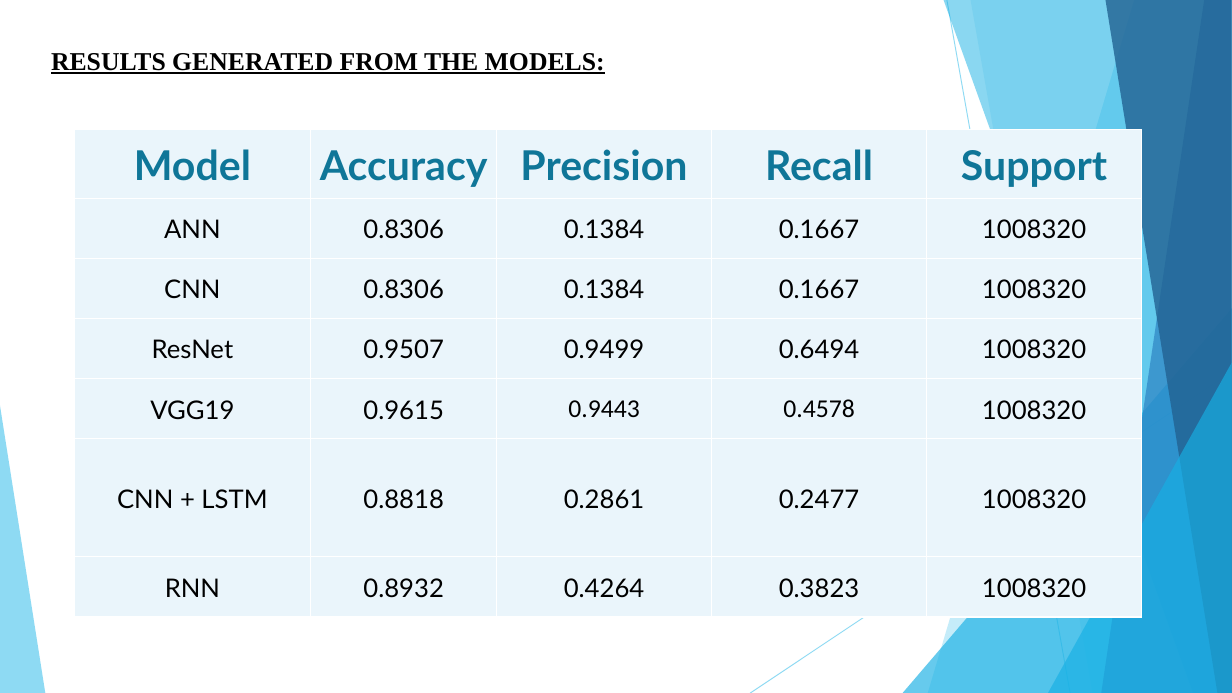
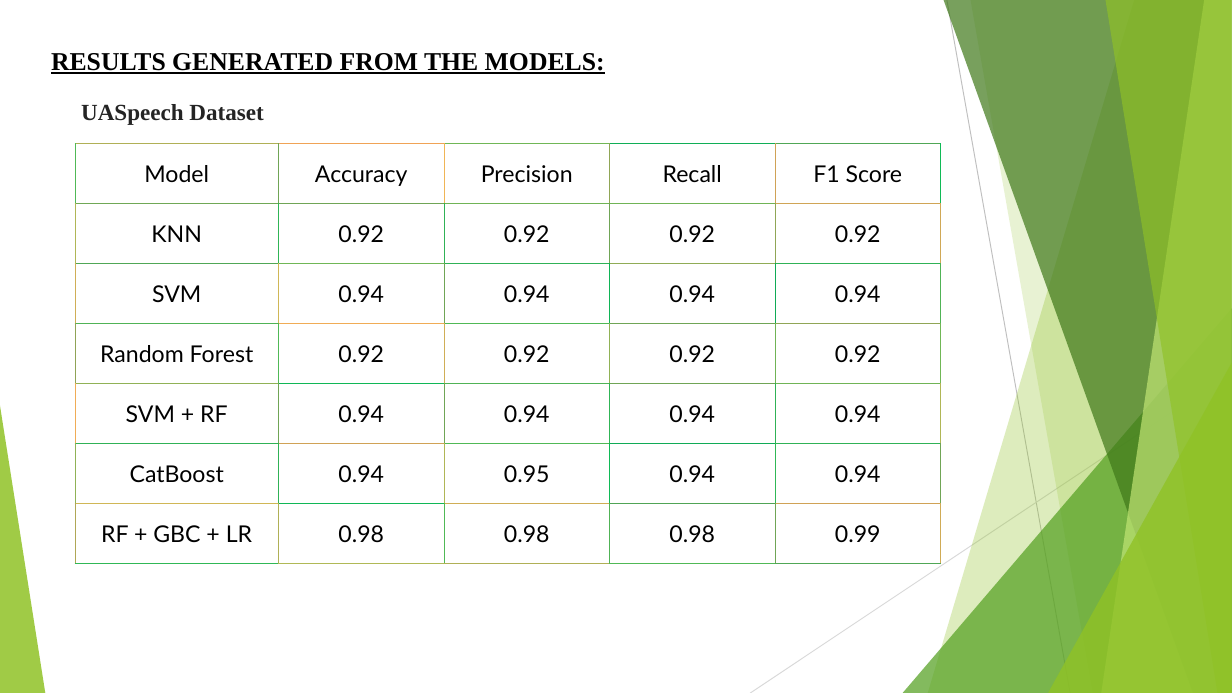
Before and after one commit to JagadeeshPadam/Dysarthria-Detection, a slide deck: slide 14 of reference.pptx. Drawn at 1232x693 pixels with LibreOffice and Linux fonts; fonts in the diff are those of the drawing. Boxes give left, top, right and bottom in pixels: in the first picture for what was removed or moved away, otherwise in the second. Text is boxed around its words. In the diff, an @@ line names an element or a change of style, - is before the commit and + after.

```diff
--- a/reference.pptx
+++ b/reference.pptx
@@ freeform shape at box(928, 0, 1232, 693): fill #5FCBEF at 36% opacity to #90C226 at 30% opacity @@
@@ freeform shape at box(944, 0, 1232, 693): fill #17B0E4 at 50% opacity to #3F7819 at 70% opacity @@
@@ line (947, 0) - (1070, 693): stroke #5FCBEF 0.75 pt to #BFBFBF 0.75 pt @@
@@ freeform shape at box(970, 0, 1232, 693): fill #5FCBEF at 20% opacity to #90C226 at 20% opacity @@
@@ freeform shape at box(1102, 0, 1232, 693): fill #2E83C3 at 70% opacity to #C0E474 at 70% opacity @@
@@ freeform shape at box(1105, 0, 1232, 693): fill #226292 at 80% opacity to #90C226 at 65% opacity @@
@@ text added at box(81, 104, 263, 125), 18 pt, text #242424, bold @@
+UASpeech Dataset
@@ table at box(75, 143, 940, 563) @@
-row 1, column 5: Support
+row 1, column 5: F1 Score
-row 2: ANN | 0.8306 | 0.1384 | 0.1667 | 1008320
+row 2: KNN | 0.92 | 0.92 | 0.92 | 0.92
-row 3: CNN | 0.8306 | 0.1384 | 0.1667 | 1008320
+row 3: SVM | 0.94 | 0.94 | 0.94 | 0.94
-row 4: ResNet | 0.9507 | 0.9499 | 0.6494 | 1008320
+row 4: Random Forest | 0.92 | 0.92 | 0.92 | 0.92
-row 5: VGG19 | 0.9615 | 0.9443 | 0.4578 | 1008320
+row 5: SVM + RF | 0.94 | 0.94 | 0.94 | 0.94
-row 6: CNN + LSTM | 0.8818 | 0.2861 | 0.2477 | 1008320
+row 6: CatBoost | 0.94 | 0.95 | 0.94 | 0.94
-row 7: RNN | 0.8932 | 0.4264 | 0.3823 | 1008320
+row 7: RF + GBC + LR | 0.98 | 0.98 | 0.98 | 0.99
@@ fill #EAF6FC to none in 35 cells @@
@@ size 32 to 18 pt, text colour #0F7698 to #000000, bold off in "Model", "Accuracy", "Precision", "Recall" @@
@@ borders changed @@
@@ table: place and size @@
-table at box(74, 129, 1142, 616)
+table at box(75, 143, 940, 563)
@@ triangle at box(903, 308, 1232, 693): fill #17B0E4 at 66% opacity to #54A021 at 72% opacity @@
@@ line (1232, 372) - (750, 693): stroke #5FCBEF 0.75 pt to #D9D9D9 0.75 pt @@
@@ triangle at box(1048, 363, 1232, 693): fill #17B0E4 at 66% opacity to #90C226 at 80% opacity @@
@@ triangle at box(0, 406, 45, 693): fill #5FCBEF at 70% opacity to #90C226 at 85% opacity @@
```
Also in this commit, not shown: 12 other slides changed, 8 slides added, 8 slides removed.
